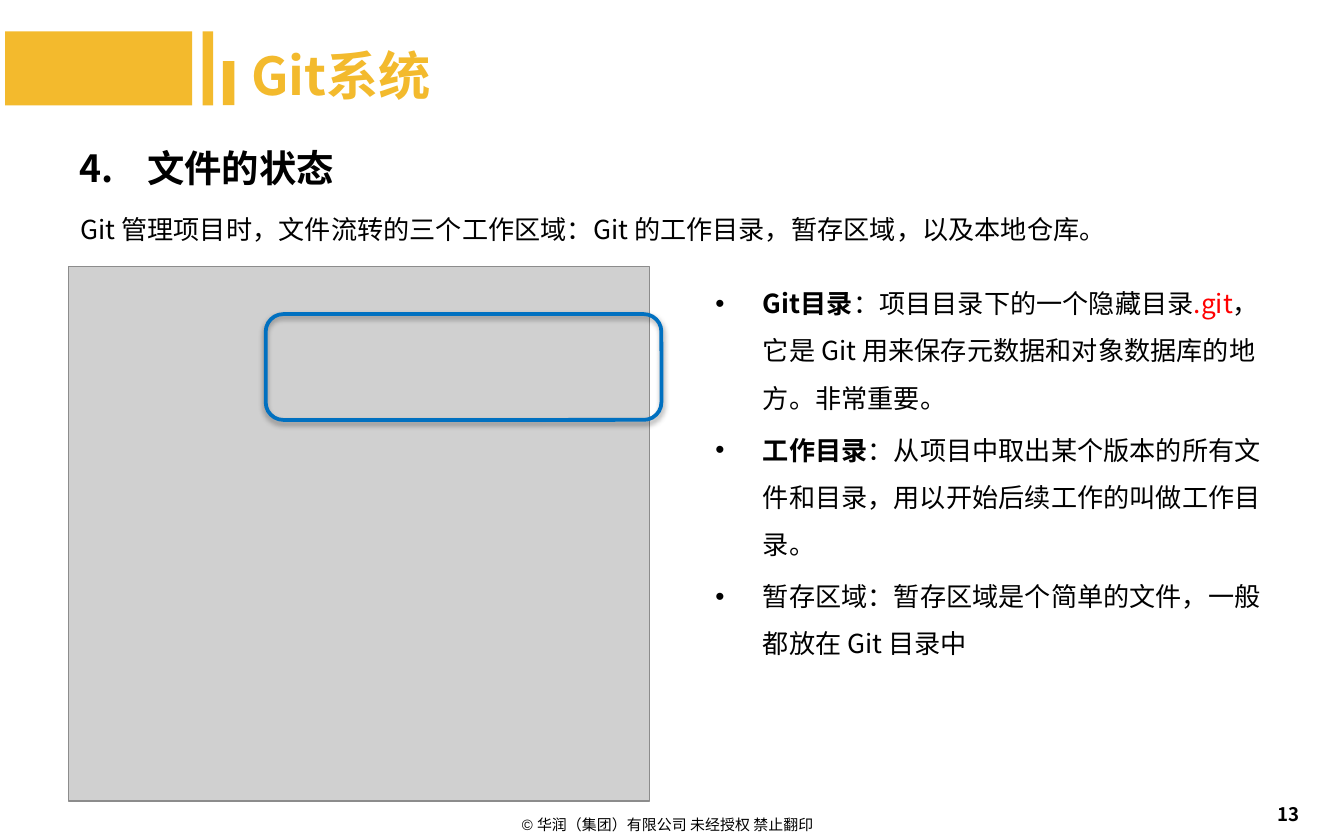
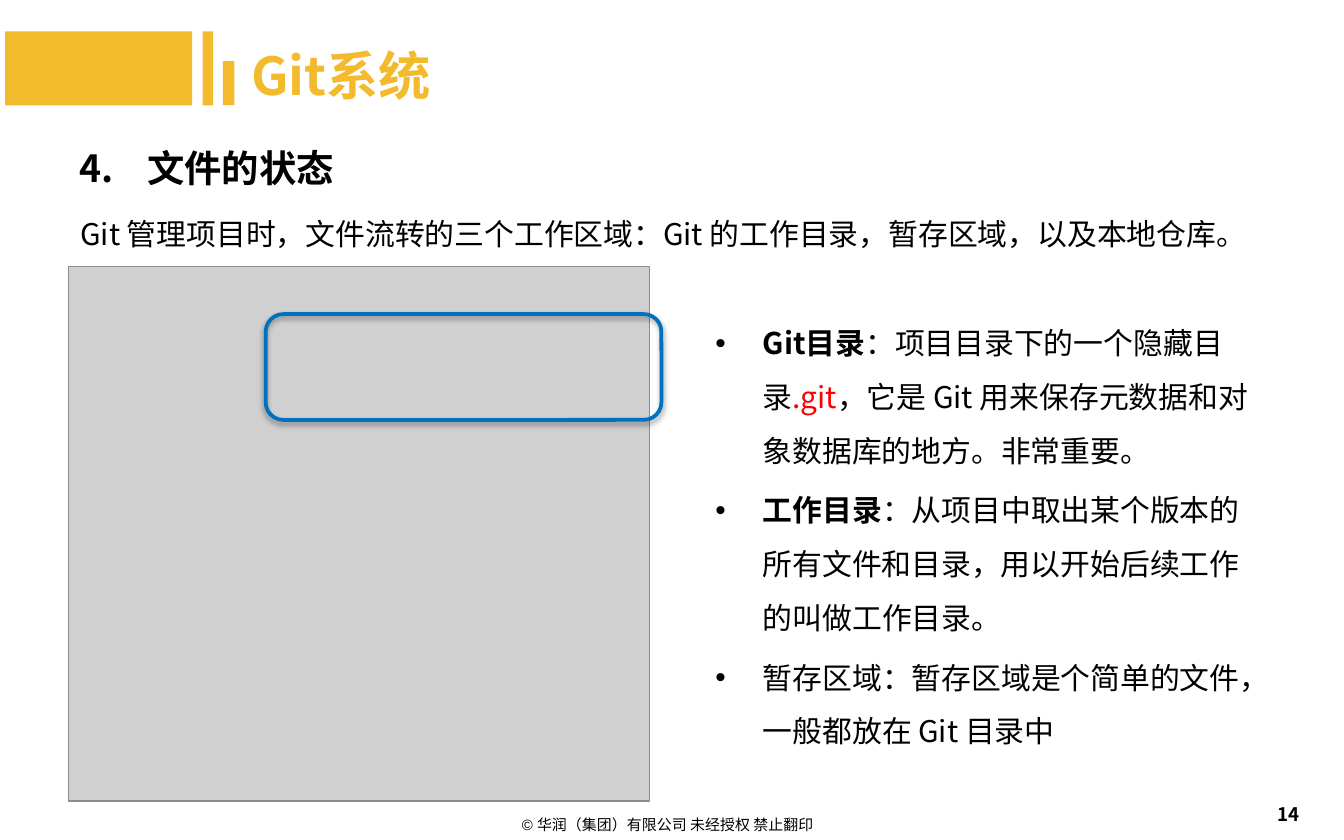
Before and after one commit to machenzhao/git-present, a slide deck: slide 14 of Git.pptx (slide 13 before the commit). Drawn at 1344x840 pixels with LibreOffice and Linux fonts; fonts in the diff are those of the drawing; grey boxes stand for pictures; background and template pictures are left out. Boxes give left, top, right and bottom in pixels: in the first picture for what was removed or moved away, otherwise in the second. Text is boxed around its words. In the diff, an @@ line names an element or a change of style, - is before the commit and + after.

```diff
--- a/Git.pptx
+++ b/Git.pptx
@@ text "Git 管理项目时，文件流转的三个工作区域：Git 的工作目录，暂存区域，以及本地仓库。" at (80, 220, 1246, 248): size 14 to 16 pt @@
@@ text "Git目录：项目目录下的一个隐藏目录.git，它是 Git 用来保存元数据和对象数据库的地方。非常重要。" at (763, 329, 1269, 745): size 14 to 16 pt @@
@@ text "Git目录：项目目录下的一个隐藏目录.git，它是 Git 用来保存元数据和对象数据库的地方。非常重要。": place and size @@
-text "Git目录：项目目录下的一个隐藏目录.git，它是 Git 用来保存元数据和对象数据库的地方。非常重要。" at (763, 291, 1261, 655)
+text "Git目录：项目目录下的一个隐藏目录.git，它是 Git 用来保存元数据和对象数据库的地方。非常重要。" at (763, 329, 1269, 745)
@@ page number at (1277, 807, 1299, 821): text changed @@
-13
+14
```
Also in this commit, not shown: 8 other slides changed, 4 slides added, 1 slide removed.
